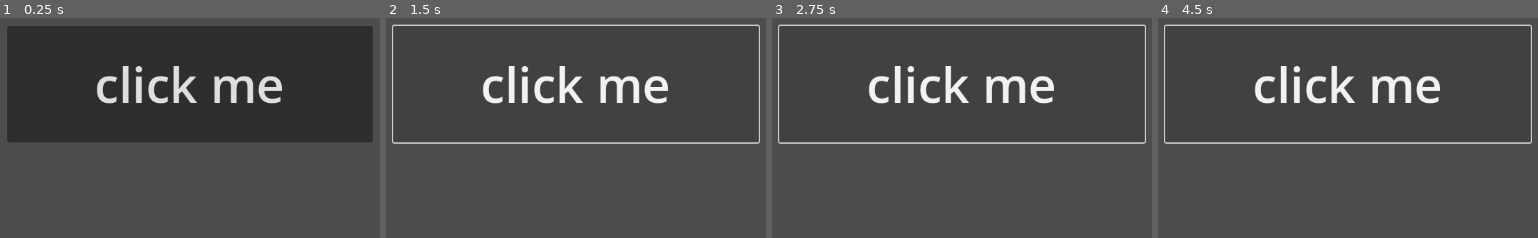
Above: before the commit, frames 1-4 (left to right).
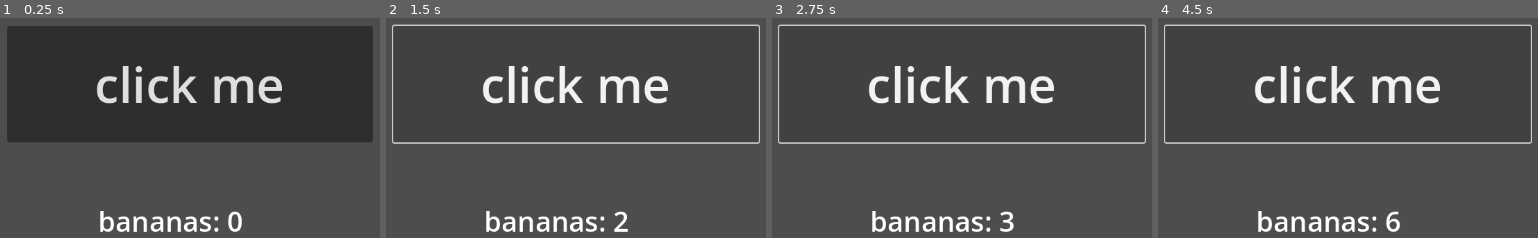
Above: after the commit, the same moments.

Repository: trevyn/soto
Game: Godot game, scene res://node_2d.tscn
The game is run twice, just before and just after one commit, with the same random seed, the same clock (stepped at 60 frames per second) and the same inputs.
Inputs:
- Up to frame 1 (0.25 s): no input
- Up to frame 2 (1.5 s): click "click me" at 0.5 s; click "click me" at 1.25 s
- Up to frame 3 (2.75 s): click "click me" at 2 s
- Up to frame 4 (4.5 s): tap Enter at 2.75, 4.25 s; tap Space at 3.5 s

The runs differ from the first frame. In frame 1, 1.5% of the frame differs, in the area x 26-64%, y 87-98%; in frame 2, 1.4%; in frame 3, 1.4%; in frame 4, 1.5%.

Commit message:
banana clicker

Diff:
--- /dev/null
+++ b/Main.gd
@@ -0,0 +1,15 @@
+extends Node2D
+
+var bananas: int = 0
+
+func _ready() -> void:
+	$Button.connect("pressed", Callable(self, "_on_button_pressed"))
+	$Label.text = "bananas: " +str(bananas)
+
+func _on_button_pressed():
+	bananas += 1
+	$Label.text = "bananas: " +str(bananas)
+
+# Called every frame. 'delta' is the elapsed time since the previous frame.
+func _process(delta: float) -> void:
+	pass
--- a/node_2d.tscn
+++ b/node_2d.tscn
@@ -1,9 +1,15 @@
-[gd_scene load_steps=2 format=3 uid="uid://cuywatrvx6sg"]
+[gd_scene load_steps=4 format=3 uid="uid://cuywatrvx6sg"]
+
+[ext_resource type="Script" path="res://Main.gd" id="1_kcb8k"]
 
 [sub_resource type="Theme" id="Theme_ul4r8"]
 default_font_size = 70
 
+[sub_resource type="Theme" id="Theme_p6gxr"]
+default_font_size = 40
+
 [node name="Node2D" type="Node2D"]
+script = ExtResource("1_kcb8k")
 
 [node name="Button" type="Button" parent="."]
 offset_left = 244.0
@@ -12,3 +18,10 @@
 offset_bottom = 344.0
 theme = SubResource("Theme_ul4r8")
 text = "click me"
+
+[node name="Label" type="Label" parent="."]
+offset_left = 375.0
+offset_top = 430.0
+offset_right = 838.0
+offset_bottom = 546.0
+theme = SubResource("Theme_p6gxr")
